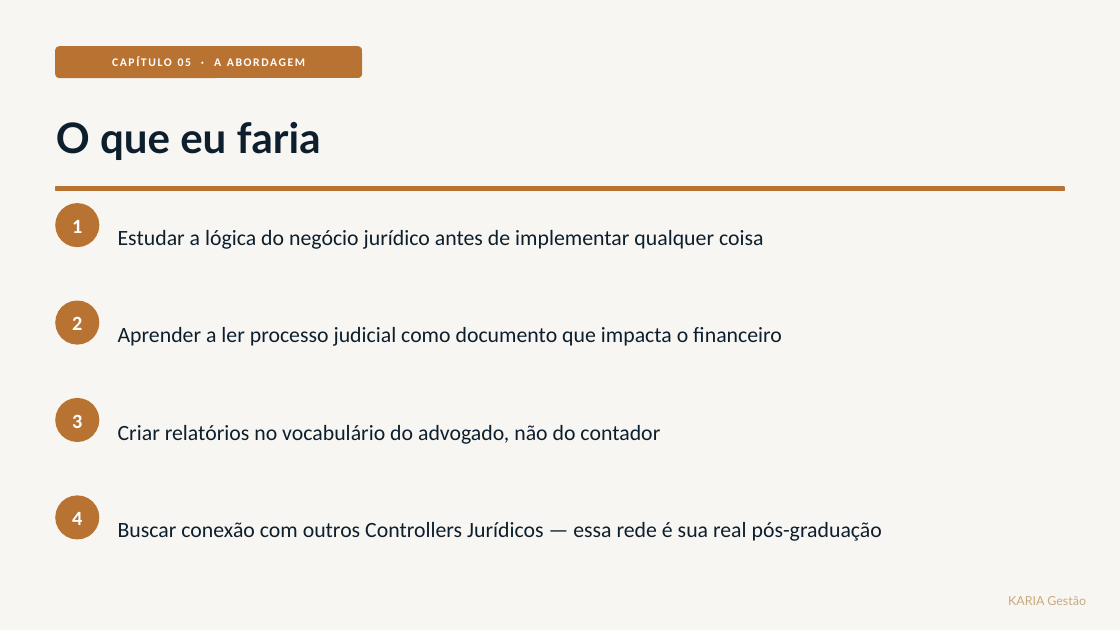
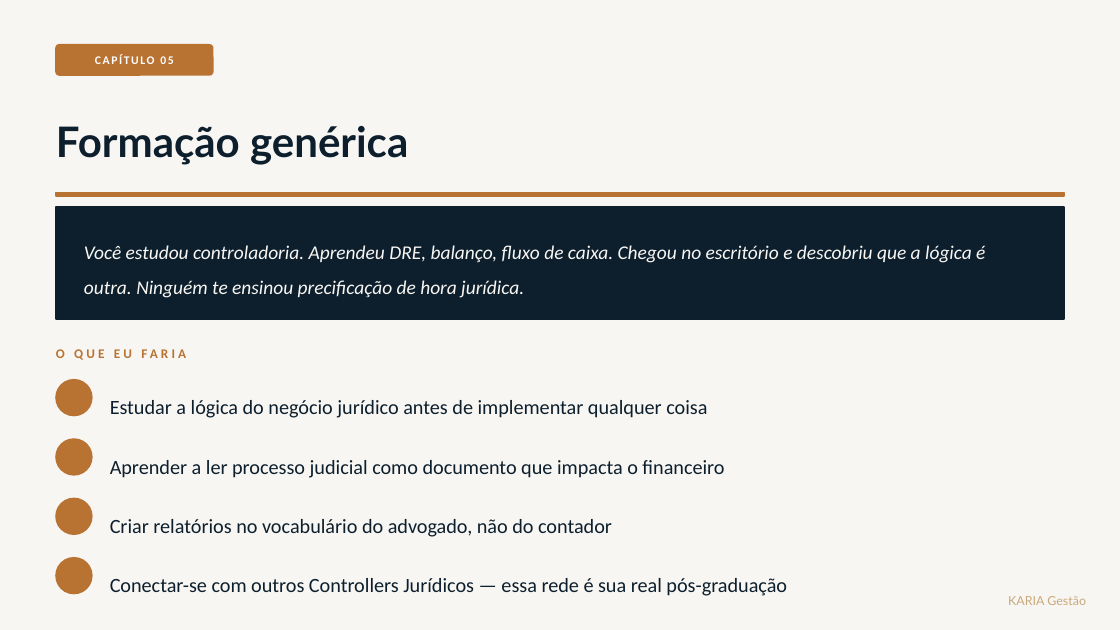
Before and after one commit to kariagestao/kariagestao.github.io, a slide deck: slide 13 of codigo-controller.pptx (slide 28 before the commit). Drawn at 1120x630 pixels with LibreOffice and Linux fonts; fonts in the diff are those of the drawing. Boxes give left, top, right and bottom in pixels: in the first picture for what was removed or moved away, otherwise in the second. Text is boxed around its words. In the diff, an @@ line names an element or a change of style, - is before the commit and + after.

```diff
--- a/codigo-controller.pptx
+++ b/codigo-controller.pptx
@@ rounded rectangle: place and size @@
-rounded rectangle at (56, 47, 362, 77)
+rounded rectangle at (56, 45, 213, 75)
@@ text at (95, 54, 173, 64): text changed @@
-CAPÍTULO 05 · A ABORDAGEM
+CAPÍTULO 05
@@ text at (56, 126, 408, 165): text changed @@
-O que eu faria
+Formação genérica
@@ rectangle: place and size @@
-rectangle at (56, 187, 1064, 190)
+rectangle at (56, 193, 1064, 196)
@@ rectangle added at (56, 207, 1064, 319), fill #0D1F2D, outline #0D1F2D 1 pt @@
@@ text removed at (72, 220, 82, 233) @@
-1
@@ text added at (84, 245, 985, 298), 12.5 pt, text #F8F6F3, italic @@
+Você estudou controladoria. Aprendeu DRE, balanço, fluxo de caixa. Chegou no escritório e descobriu que a lógica é outra. Ninguém te ensinou precificação de hora jurídica.
@@ text removed at (72, 316, 82, 330) @@
-2
@@ text added at (56, 349, 65, 358), 8.5 pt, text #B87333, bold @@
+O QUE EU FARIA
@@ ellipse: place and size @@
-ellipse at (56, 301, 99, 344)
+ellipse at (56, 380, 92, 416)
@@ size 14 to 13 pt; line spacing 1.35 to 1.3 in 3 elements at (110, 519, 612, 537), (110, 460, 724, 478), (110, 400, 707, 418) @@
@@ text "Estudar a lógica do negócio ...": place and size @@
-text "Estudar a lógica do negócio ..." at (118, 230, 764, 249)
+text "Estudar a lógica do negócio ..." at (110, 400, 707, 418)
@@ text removed at (72, 414, 82, 428) @@
-3
@@ ellipse: place and size @@
-ellipse at (56, 399, 99, 441)
+ellipse at (56, 439, 92, 475)
@@ text "Aprender a ler processo judicial ...": place and size @@
-text "Aprender a ler processo judicial ..." at (118, 327, 782, 346)
+text "Aprender a ler processo judicial ..." at (110, 460, 724, 478)
@@ ellipse: place and size @@
-ellipse at (56, 204, 99, 246)
+ellipse at (56, 498, 92, 534)
@@ text "Criar relatórios no vocabulário do ...": place and size @@
-text "Criar relatórios no vocabulário do ..." at (118, 425, 660, 444)
+text "Criar relatórios no vocabulário do ..." at (110, 519, 612, 537)
@@ text removed at (72, 512, 82, 525) @@
-4
@@ ellipse: place and size @@
-ellipse at (56, 496, 99, 539)
+ellipse at (56, 558, 92, 594)
@@ text at (110, 578, 787, 596): text changed; size 14 to 13 pt @@
-Buscar conexão com outros Controllers Jurídicos — essa rede é sua real pós-graduação
+Conectar-se com outros Controllers Jurídicos — essa rede é sua real pós-graduação
```
Also in this commit, not shown: 11 other slides changed, 2 slides added, 18 slides removed.
